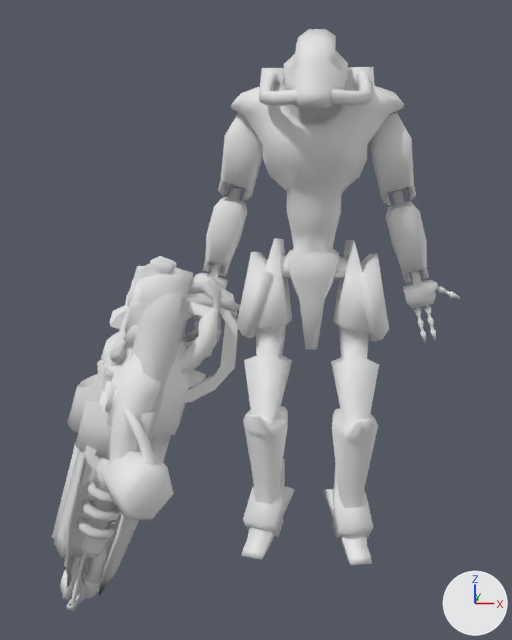
The Blender file Tools/Models/Players/slash.blend as it was, and as the next commit left it.
Camera for both pictures: a 50 mm camera at (1.9, -75.8, 23.2) aimed at (-6.4, 3.1, 2.3). The lights are fixed; the arrows at lower right show +X, +Y and +Z.

In view in the first picture: 'beamgun', 'blaster', 'chaingun2', 'flamethrower', 'newdisruptor', 'newrocketlauncher.001', 'slash', 'smartgun', 'vaporizer', 'violator'.
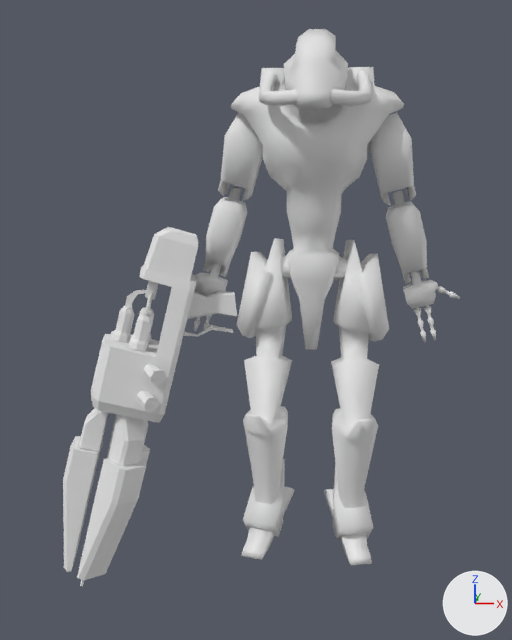
Pixel boxes (x1, y1, x2, y2) of what changed, in the pictures (512 x 640 px):
'newviolator', added: after (63, 227, 237, 587)
'beamgun', hidden: before (65, 278, 223, 596)
'smartgun', hidden: before (98, 277, 238, 518)
'flamethrower', hidden: before (81, 349, 212, 558)
'vaporizer', hidden: before (54, 295, 240, 557)
'blaster', hidden: before (97, 256, 238, 403)
'newrocketlauncher.001', hidden: before (52, 285, 221, 553)
'violator', hidden: before (60, 267, 222, 600)
'chaingun2', hidden: before (64, 381, 171, 588)
'newdisruptor', hidden: before (67, 325, 199, 611)

The edits, one by one:
Material 'None_newviolator.jpg' (mat_none_newviolator_jpg) is new.
Its base color is (0.8, 0.8, 0.8) (white #e7e7e7).
Mesh me_newviolator is new.
It has 830 vertices, 838 faces and spans x -56.4..-16.1, y -12.2..13.2, z 17.2..31.4.
It uses material mat_none_newviolator_jpg (its picture is missing).
Object 'blaster' (ob_blaster) is now hidden.
Object 'newrocketlauncher.001' (ob_newrocketlauncher_001) is now hidden.
Object 'violator' (ob_violator) is now hidden.
Object 'vaporizer' (ob_vaporizer) is now hidden.
Object 'smartgun' (ob_smartgun) is now hidden.
Object 'flamethrower' (ob_flamethrower) is now hidden.
Object 'chaingun2' (ob_chaingun2) is now hidden.
Object 'newdisruptor' (ob_newdisruptor) is now hidden.
Object 'beamgun' (ob_beamgun) is now hidden.
Object 'newviolator' (ob_newviolator) is new; it shows me_newviolator.
Its location is (15.2, -10.6, 15.4).
Its rotation in degrees is (-308, -61, -51).
Its scale is (1.02, 1.02, 1.02).
